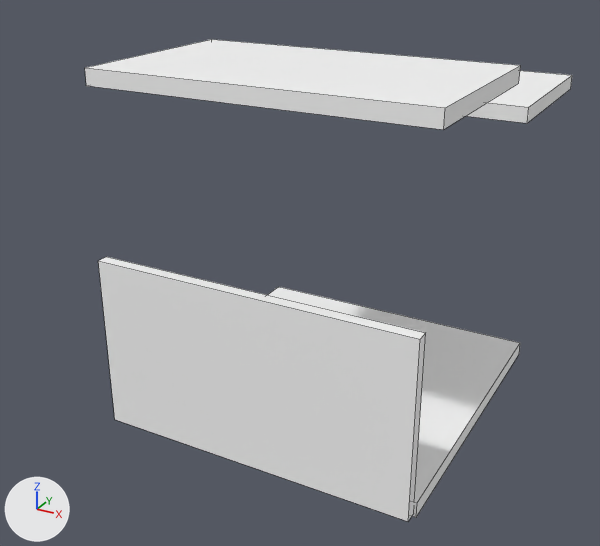
An edit to the Blender file src/objects/level4.blend, drawn before and after from the same camera.
One viewpoint serves both versions: a camera (50 mm lens) standing at (22.8, -46.2, 30.1) and looking at (-1.9, -1.4, 7.7). Lighting does not change. The marker at lower left points along +X, +Y and +Z. Mesh edges are drawn as thin lines.
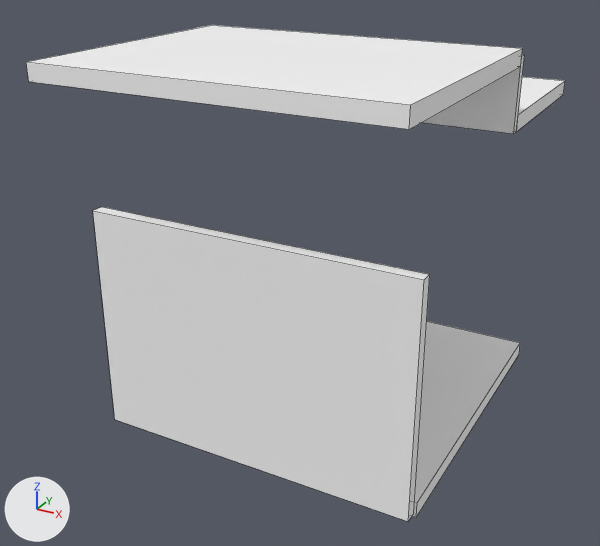
Changed parts and their boxes (x1, y1, x2, y2) in the pictures (600 x 546 px):
'Cube.002', mesh rescaled (19% taller): before (98, 257, 426, 521); after (93, 207, 430, 521)
'Cube.001', mesh rescaled (14% wider, 14% taller): before (85, 39, 521, 130); after (26, 25, 523, 129)
'Cube.004', added: after (422, 55, 525, 134)
'Cube.003', mesh moved: before (466, 71, 572, 123); after (516, 77, 565, 132)

What the commit changed:
me_cube_003 has 8 vertices, 6 faces and spans x -10.4..10.4, y -11.3..-10.5, z -0.9..10.5.
me_cube_003 is used by ob_cube_002; location (0.0, 0.0, 0.0).
me_cube_003 part 1: the whole mesh is scaled about its middle by (1, 1, 1.28), then moved by (0.0, 0.0, 1.6).
me_cube_004 has 8 vertices, 6 faces and spans x -10.6..10.6, y -10.6..1.9, z 20.9..21.9.
me_cube_004 is used by ob_cube_001; location (0.0, 0.0, 0.0).
me_cube_004 part 2: the whole mesh is scaled about its middle by (1, 1.34, 1), then moved by (0.0, -2.1, 0.9).
me_cube_005 has 8 vertices, 6 faces and spans x -10.6..10.6, y 5.0..17.2, z 18.0..19.0.
me_cube_005 is used by ob_cube_003; location (0.0, 0.0, 0.0).
me_cube_005 part 3: the whole mesh is moved by (0.0, -2.4, 0.0).
Mesh me_cube_002 is new.
It is a box spanning x -10.6..10.6, y 2.0..2.6, z 18.0..22.4.
It uses material mat_material_001_t (white #ffffff).
Object 'Cube.004' (ob_cube_004) is new; it shows me_cube_002.
Its location is (0.0, 0.0, 0.0).
